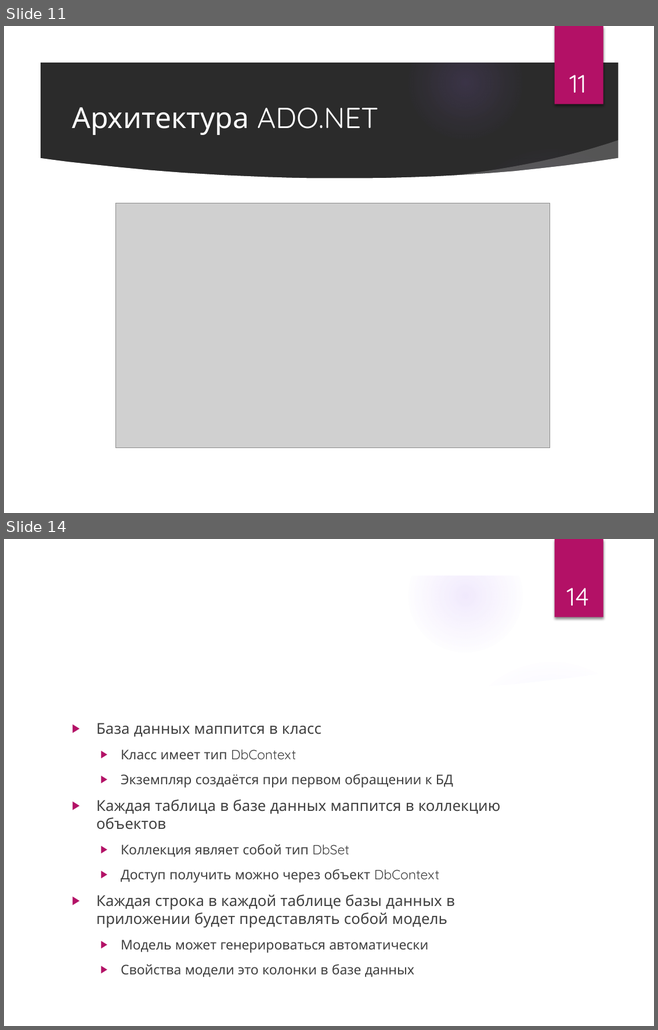
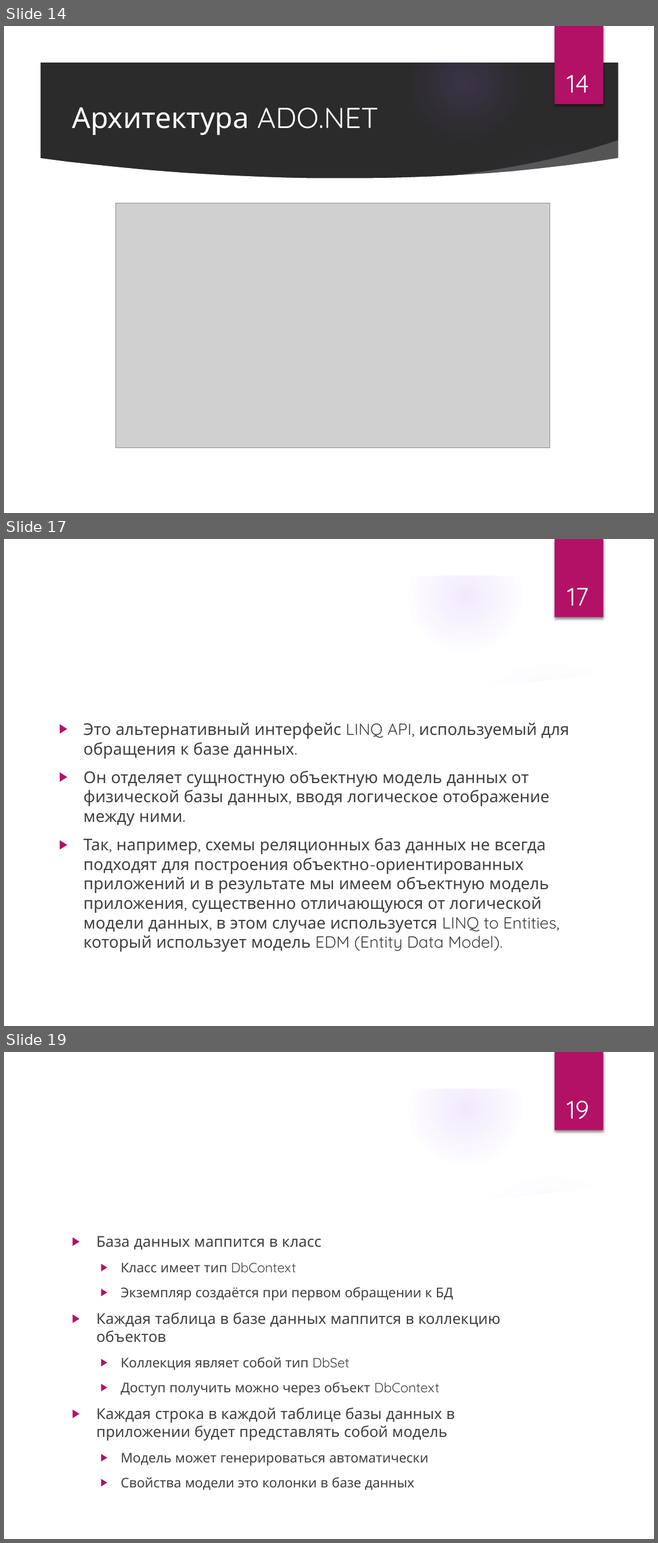
Before and after one commit to Alfredovec/LecturesDotNet, a slide deck: 04Connect.pptx. Shown one above the other, each under a label of ours: slides 11 and 14 before the commit, slides 14, 17 and 19 after it; the slides between them are not shown. The pictures are 658x1030 and 658x1543 pixels, drawn with LibreOffice and Linux fonts; fonts in the diff are those of the drawing; grey boxes stand for pictures; background and template pictures are left out; a plain dark background stands for a picture behind light text. Boxes give left, top, right and bottom in pixels: in the first picture for what was removed or moved away, otherwise in the second. Text is boxed around its words. In the diff, an @@ line names an element or a change of style, - is before the commit and + after.

```diff
--- a/04Connect.pptx
+++ b/04Connect.pptx
@@ slide 17 added at [4,539,654,1026], background picture (left out); not listed: 9 template elements that a slide beside it also shows @@
@@ page number added at [567,588,588,606], 28 pt, text #FFFFFF @@
+17
@@ title added at [65,605,517,655], 32 pt, text #FFFFFF @@
+LINQ to Entities
@@ text added at [83,722,569,952], 18 pt, text #404040 @@
+▶ Это альтернативный интерфейс LINQ API, используемый для обращения к базе данных.
+▶ Он отделяет сущностную объектную модель данных от физической базы данных, вводя логическое отображение между ними.
+▶ Так, например, схемы реляционных баз данных не всегда подходят для построения объектно-ориентированных приложений и в результате мы имеем объектную модель приложения, существенно отличающуюся от логической модели данных, в этом случае используется LINQ to Entities, который использует модель EDM (Entity Data Model).
@@ what was slide 11 is now slide 14 @@
@@ page number at [567,75,589,93]: text changed @@
-11
+14
@@ what was slide 14 is now slide 19 @@
@@ page number at [567,1101,589,1119]: text changed @@
-14
+19
```
Also in this commit, not shown: 6 slides changed, 8 other slides added, 1 slide removed, 9 other files.
